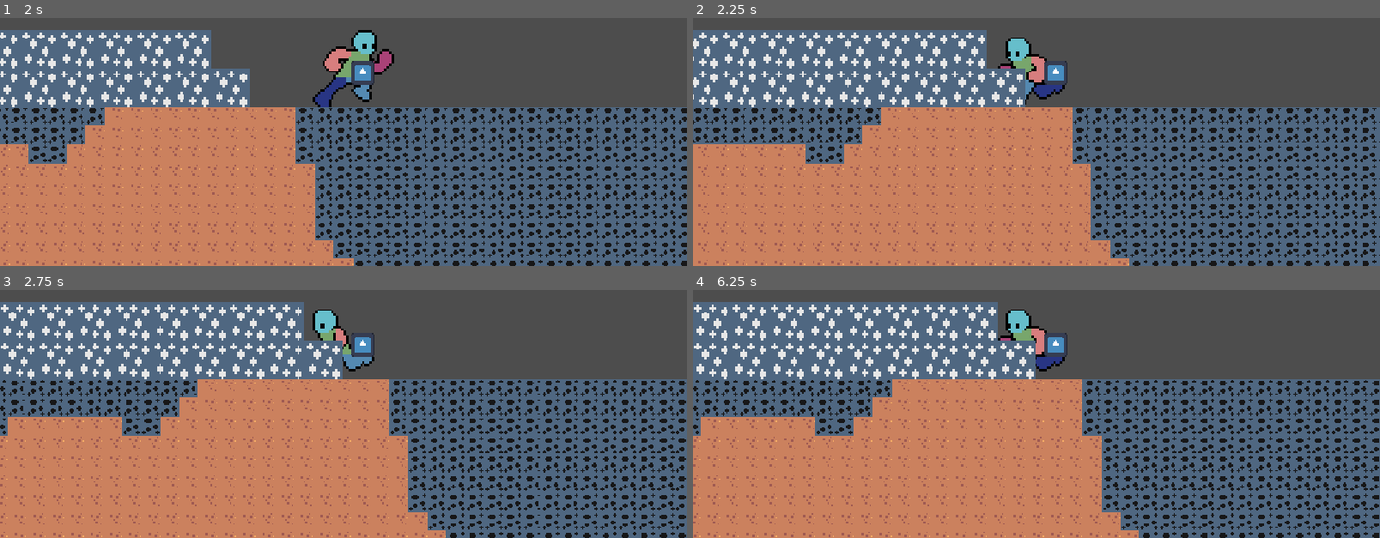
Above: before the commit, frames 1-4 (two rows, left to right).
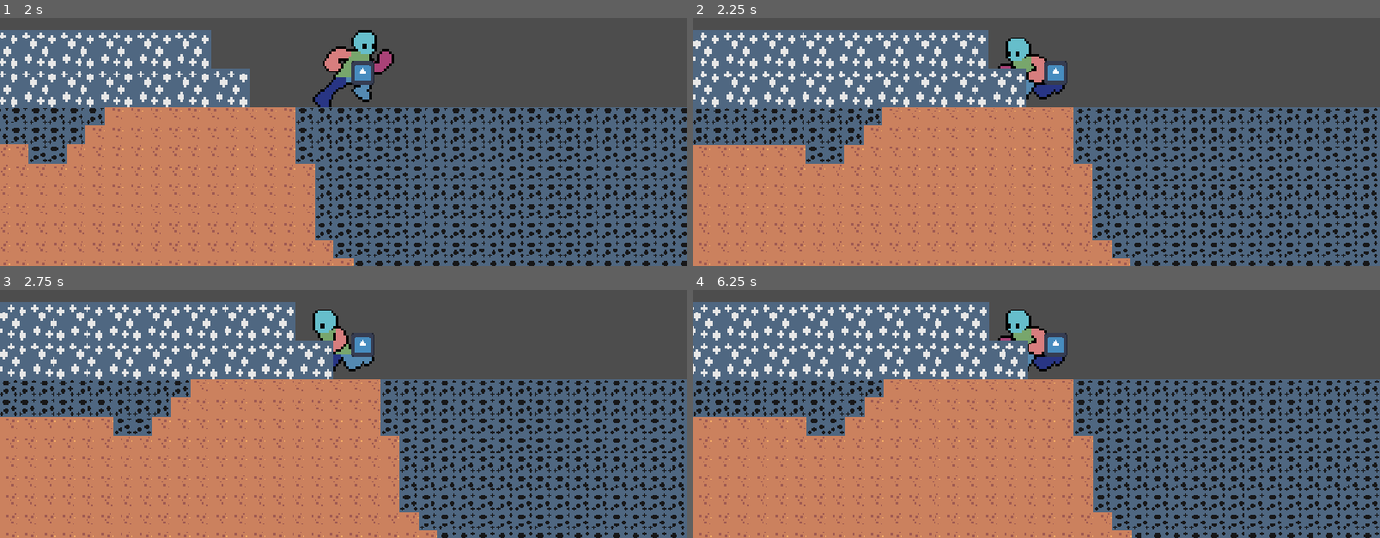
Above: after the commit, the same moments.

Repository: Slime-x/Treasure-Hunt
Game: Godot game, scene res://scenes/game.tscn
Two runs of this game, one before a commit and one after it. Both use one fixed random seed, a clock stepped at 60 frames per second and the inputs below. The engine's default icon, where the game draws it, is replaced by a stand-in: a white triangle on a blue panel in a dark square.
Inputs (mouse positions are in pixels of both pictures, inside the frame that each line leads up to):
- Up to frame 1 (2 s): tap Enter at 0.5 s; move the mouse to (494, 52) at 0.52 s; hold D (right) from 0.53 s (still down); tap Alt at 0.6 s; click (494, 52) at 0.67 s; tap Space (jump) at 0.77, 1.52 s; move the mouse to (206, 92) at 1.27 s; tap Shift at 1.35 s; click (206, 92) at 1.42 s
- Up to frame 2 (2.25 s): move the mouse to (outside the picture) at 2.02 s; release D (right) at 2.03 s; hold A (left) from 2.03 s (still down); tap Alt at 2.1 s; click (outside the picture) at 2.17 s
- Up to frame 3 (2.75 s): keep holding A (left)
- Up to frame 4 (6.25 s): move the mouse to (1002, 421) at 2.77 s; release A (left) at 2.78 s; hold D (right) 2.78-4.28 s; tap Shift at 2.85, 4.35, 5.85 s; click (1002, 421) at 2.92 s; tap Space (jump) at 3.02, 3.77, 4.52, 6.02 s; move the mouse to (1242, 404) at 3.52 s; tap Alt at 3.6, 5.1 s; click (1242, 404) at 3.67 s; move the mouse to (outside the picture) at 4.27 s; hold A (left) 4.28-5.03 s; click (outside the picture) at 4.42 s; move the mouse to (1070, 344) at 5.02 s; hold D (right) 5.03-5.78 s; click (1070, 344) at 5.17 s; move the mouse to (outside the picture) at 5.77 s; hold A (left) from 5.78 s (still down); click (outside the picture) at 5.92 s

Frame 1 is identical in both runs. In frame 2, 7.6% of the frame differs, in the area x 0-100%, y 4-100%; in frame 3, 22%; in frame 4, 22%.

Commit message:
Fixed the bug with the block disappearing but now its pushing me for some reason

Diff:
--- a/scenes/PickedUpBlock.tscn
+++ b/scenes/PickedUpBlock.tscn
@@ -6,6 +6,8 @@
 [sub_resource type="RectangleShape2D" id="RectangleShape2D_bx3dq"]
 
 [node name="RigidBody2D" type="RigidBody2D" unique_id=1671891308]
+collision_layer = 7
+collision_mask = 7
 script = ExtResource("1_uds04")
 
 [node name="CollisionShape2D" type="CollisionShape2D" parent="." unique_id=923738958]
--- a/scenes/picked_up_block.gd
+++ b/scenes/picked_up_block.gd
@@ -4,7 +4,7 @@
 # Called when the node enters the scene tree for the first time.
 func _ready() -> void:
 	visible = false
-
+	freeze = true
 
 # Called every frame. 'delta' is the elapsed time since the previous frame.
 func _process(delta: float) -> void:
--- a/scripts/tile_map_layer.gd
+++ b/scripts/tile_map_layer.gd
@@ -20,7 +20,7 @@
 			block_picked_up = true
 		if event.button_index == MOUSE_BUTTON_RIGHT and event.pressed and block_picked_up == true:
 			block_picked_up = false
-			picked_up_block.freeze = true
+			picked_up_block.freeze = false
 
 func _process(delta: float) -> void:
 	if block_picked_up == true:
